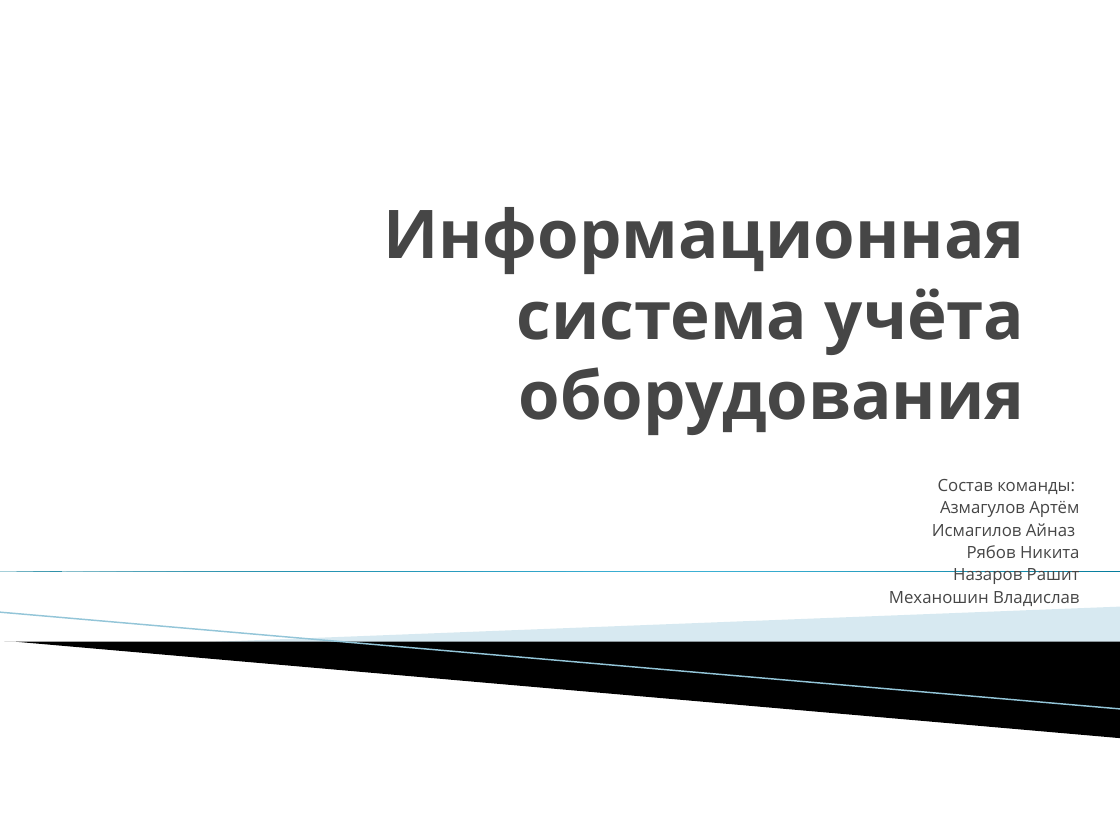
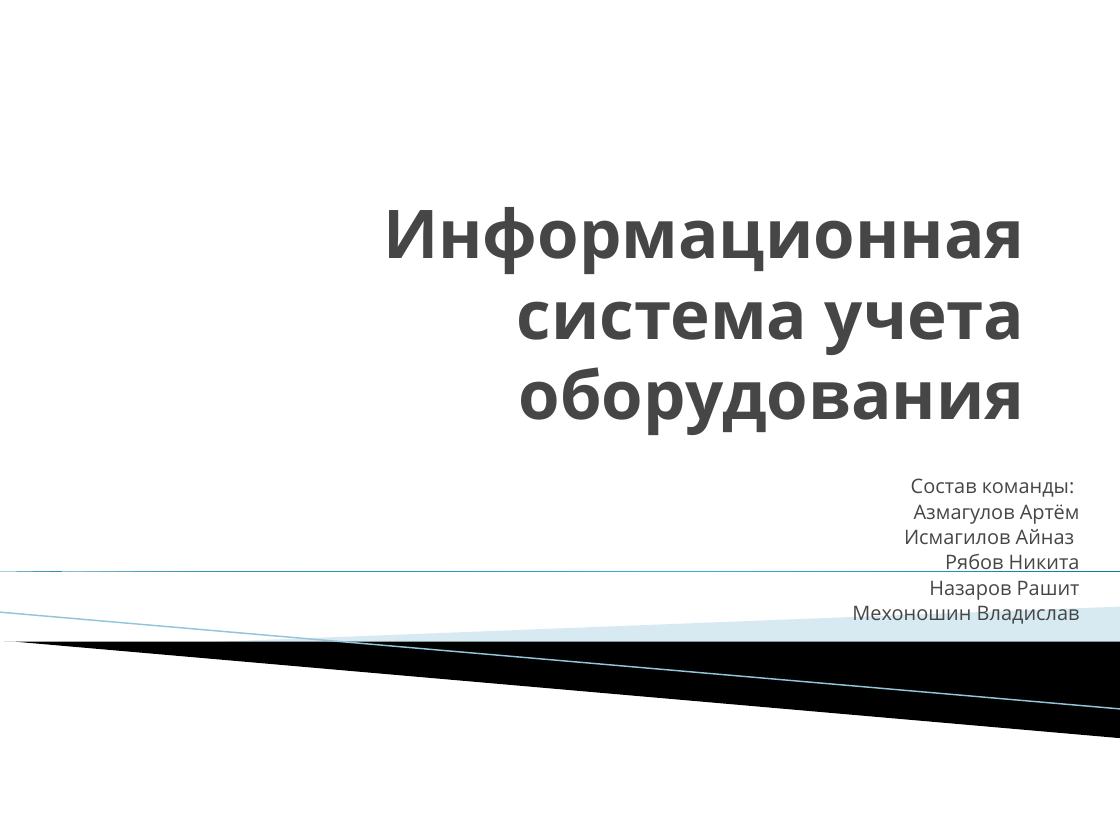
Before and after one commit to Nikita-080/is-quantek, a slide deck: slide 1 of Документы по проекту/презентация.pptx. Drawn at 1120x840 pixels with LibreOffice and Linux fonts; fonts in the diff are those of the drawing; background and template pictures are left out. Boxes give left, top, right and bottom in pixels: in the first picture for what was removed or moved away, otherwise in the second. Text is boxed around its words. In the diff, an @@ line names an element or a change of style, - is before the commit and + after.

```diff
--- a/Документы по проекту/презентация.pptx
+++ b/Документы по проекту/презентация.pptx
@@ title at <box>383,207,1025,435</box>: text changed @@
-Информационная система учёта оборудования
+Информационная система учета оборудования
@@ subtitle at <box>904,478,1080,600</box>: size 10.8 to 12.8 pt in "Состав команды:", "Азмагулов Артём", "Исмагилов Айназ", "Рябов Никита" and 1 more places @@
@@ subtitle at <box>852,606,1080,624</box>: text changed; size 10.8 to 12.8 pt @@
-Механошин Владислав
+Мехоношин Владислав
```
Also in this commit, not shown: 5 other slides changed, 1 slide added, 3 slides removed.
